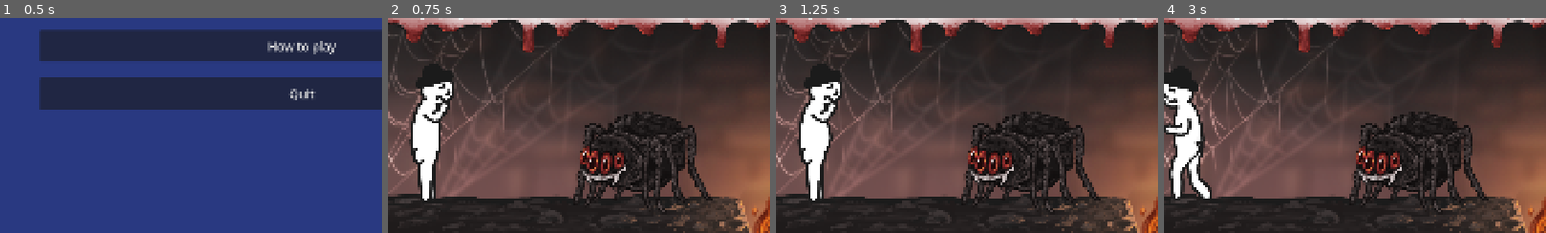
Above: before the commit, frames 1-4 (left to right).
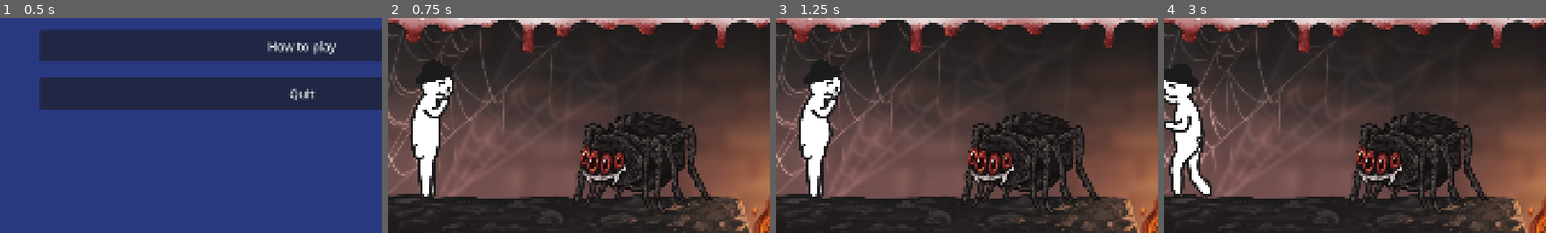
Above: after the commit, the same moments.

Repository: myryk31415/bimm-game-jam
Game: Godot game, scene res://scenes/main_menu.tscn
The game is run twice, just before and just after one commit, with the same random seed, the same clock (stepped at 60 frames per second) and the same inputs. The engine's default icon, where the game draws it, is replaced by a stand-in: a white triangle on a blue panel in a dark square.
Inputs (mouse positions are % of the whole screen's width and height, from its top left):
- Up to frame 1 (0.5 s): no input
- Up to frame 2 (0.75 s): click "Start" at 0.5 s
- Up to frame 3 (1.25 s): no input
- Up to frame 4 (3 s): tap Enter (ui_accept) at 1.25, 2 s; drag from (33, 84) to (57, 30) at 1.27 s; drag from (57, 30) to (33, 84) at 2.02 s; move the mouse to (44, 27) at 2.77 s; hold Left (left) from 2.78 s (still down); tap C (flip) at 2.85 s; click (44, 27) at 2.92 s
The pictures show only the part of the screen within x 0-50%, y 50-100%; the shares and areas given below are measured in that part.

Frame 1 is identical in both runs. In frame 2, 1.4% of the frame differs, in the area x 5-18%, y 20-85%; in frame 3, 1.5%; in frame 4, 2.1%, in the area x 0-13%, y 23-85%.

Commit message:
add gap in level boundaries floor

Diff:
--- a/scenes/level_boundaries.tscn
+++ b/scenes/level_boundaries.tscn
@@ -7,6 +7,8 @@
 
 [sub_resource type="WorldBoundaryShape2D" id="WorldBoundaryShape2D_u3vv1"]
 normal = Vector2(1, 0)
+
+[sub_resource type="RectangleShape2D" id="RectangleShape2D_u3vv1"]
 
 [sub_resource type="WorldBoundaryShape2D" id="WorldBoundaryShape2D_c41w6"]
 
@@ -21,6 +23,16 @@
 unique_name_in_owner = true
 shape = SubResource("WorldBoundaryShape2D_u3vv1")
 
-[node name="Floor" type="CollisionShape2D" parent="." unique_id=596808966]
+[node name="FloorLeft" type="CollisionShape2D" parent="." unique_id=2094421109]
 position = Vector2(0, 1080)
+scale = Vector2(87, 1)
+shape = SubResource("RectangleShape2D_u3vv1")
+
+[node name="FloorRight" type="CollisionShape2D" parent="." unique_id=860590535]
+position = Vector2(1920, 1080)
+scale = Vector2(68, 1)
+shape = SubResource("RectangleShape2D_u3vv1")
+
+[node name="FloorKill" type="CollisionShape2D" parent="." unique_id=596808966]
+position = Vector2(0, 2160)
 shape = SubResource("WorldBoundaryShape2D_c41w6")
